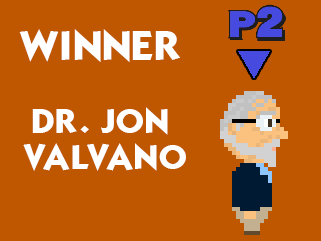
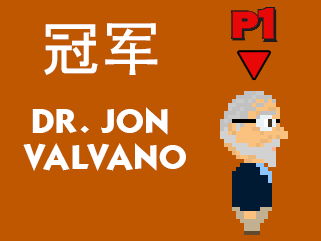
Layered file, before and after one edit (321 x 241). Changes by layer:
hid "P2" over [228, 4, 286, 80]
showed "p1" over [231, 7, 278, 81]
added layer "冠军" above "WINNER" over [44, 23, 158, 75]
hid "WINNER" over [19, 29, 180, 62]
